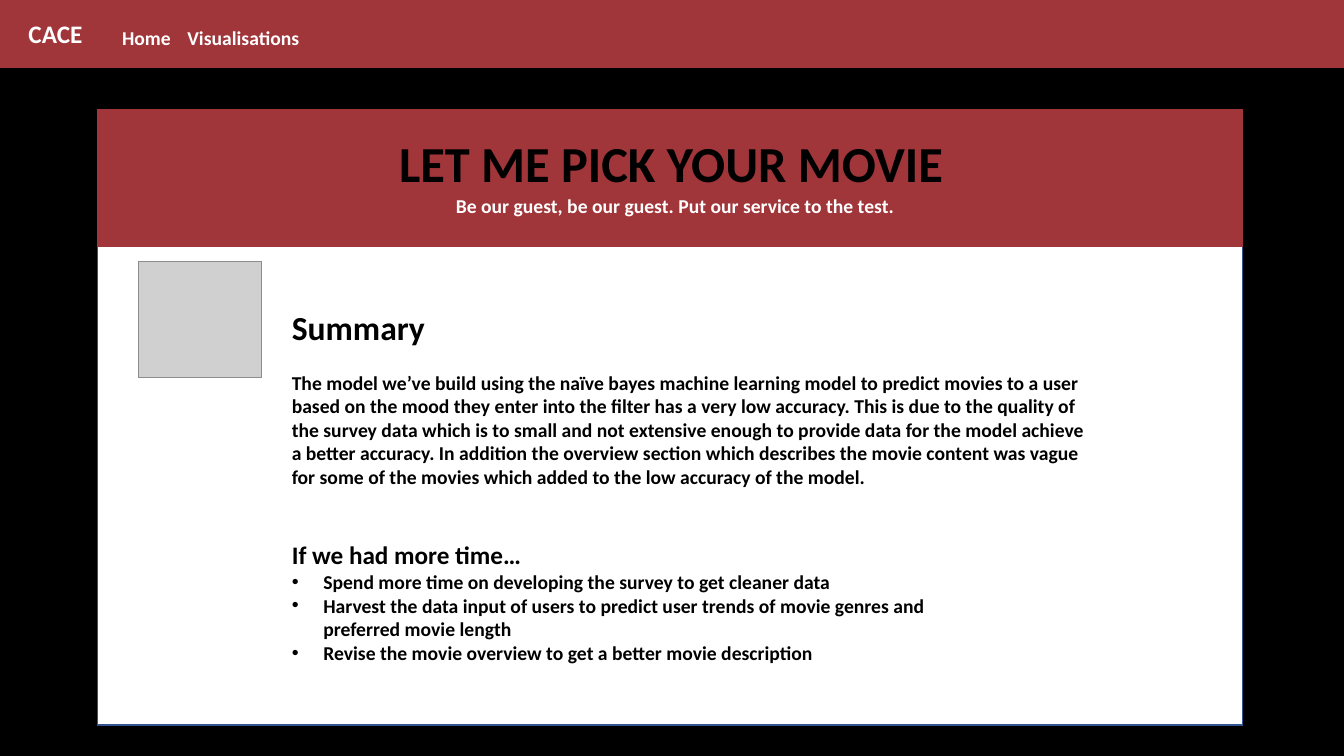
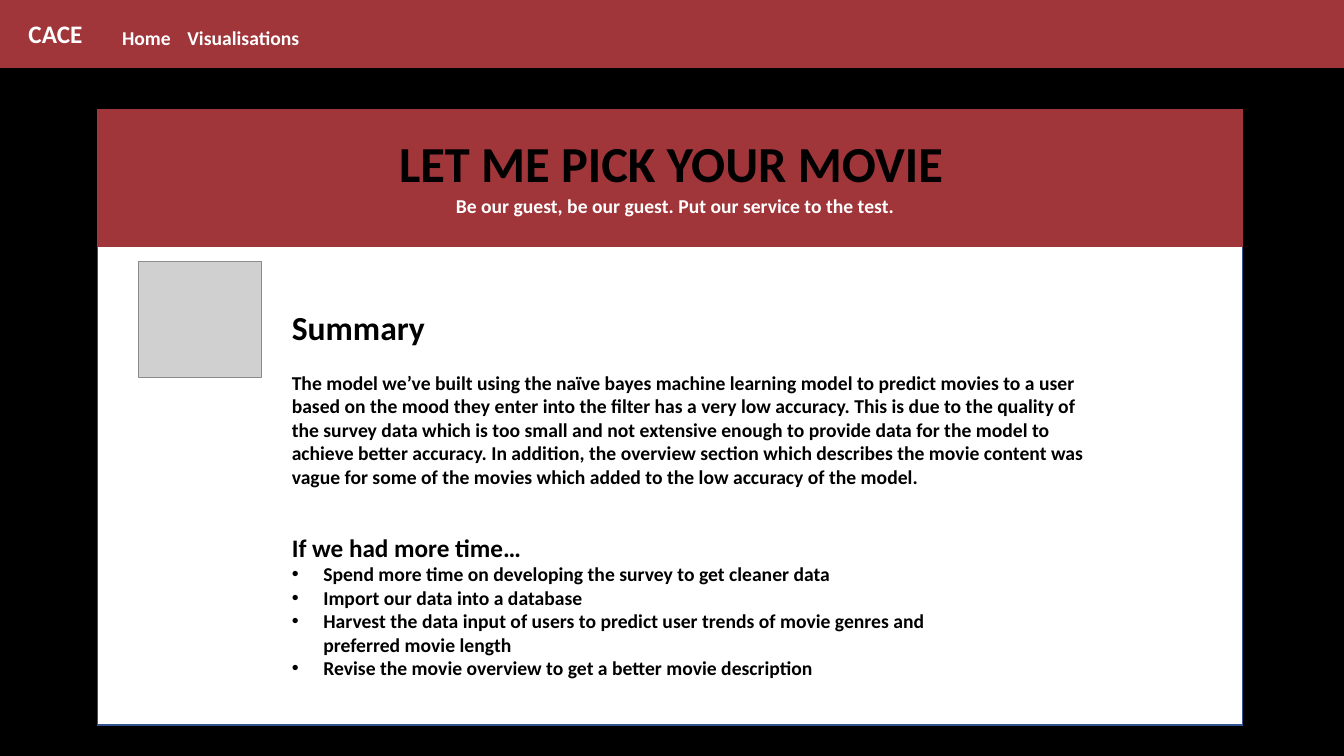
Before and after one commit to CarmenK2/Movie_Pick, a slide deck: slide 10 of Presentation/MoviePick.pptx. Drawn at 1344x756 pixels with LibreOffice and Linux fonts; fonts in the diff are those of the drawing; grey boxes stand for pictures. Boxes give left, top, right and bottom in pixels: in the first picture for what was removed or moved away, otherwise in the second. Text is boxed around its words. In the diff, an @@ line names an element or a change of style, - is before the commit and + after.

Commit message:
updated presentation

```diff
--- a/Presentation/MoviePick.pptx
+++ b/Presentation/MoviePick.pptx
@@ text at (292, 376, 1083, 488): text changed @@
-The model we’ve build using the naïve bayes machine learning model to predict movies to a user based on the mood they enter into the filter has a very low accuracy. This is due to the quality of the survey data which is to small and not extensive enough to provide data for the model achieve a better accuracy. In addition the overview section which describes the movie content was vague for some of the movies which added to the low accuracy of the model.
+The model we’ve built using the naïve bayes machine learning model to predict movies to a user based on the mood they enter into the filter has a very low accuracy. This is due to the quality of the survey data which is too small and not extensive enough to provide data for the model to achieve better accuracy. In addition, the overview section which describes the movie content was vague for some of the movies which added to the low accuracy of the model.
@@ text "If we had more time…": place and size @@
-text "If we had more time…" at (292, 546, 924, 664)
+text "If we had more time…" at (292, 539, 924, 679)
@@ text at (323, 591, 582, 608): paragraph added @@
+• Import our data into a database
```
Also in this commit, not shown: 4 other slides changed.
